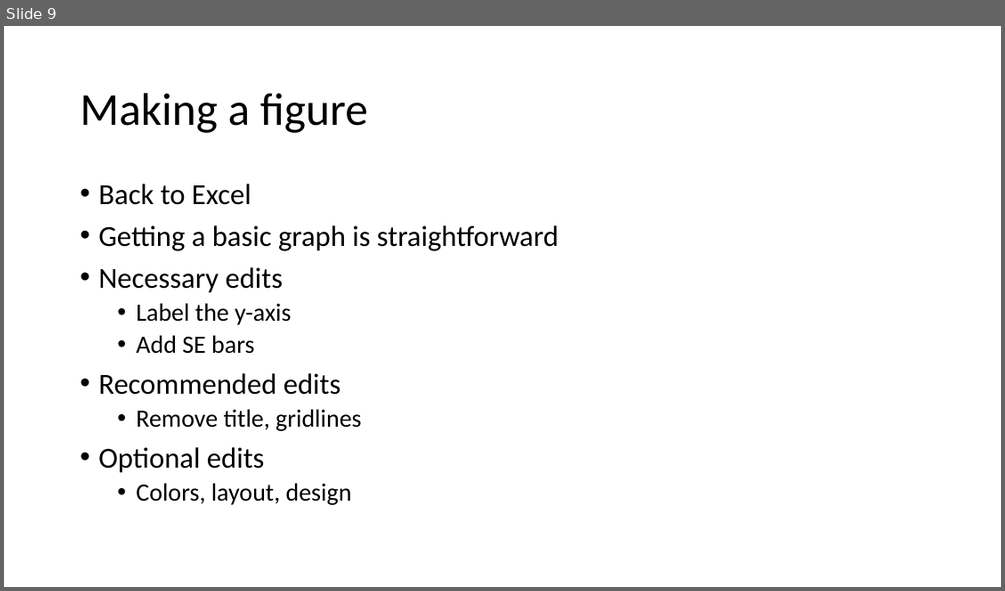
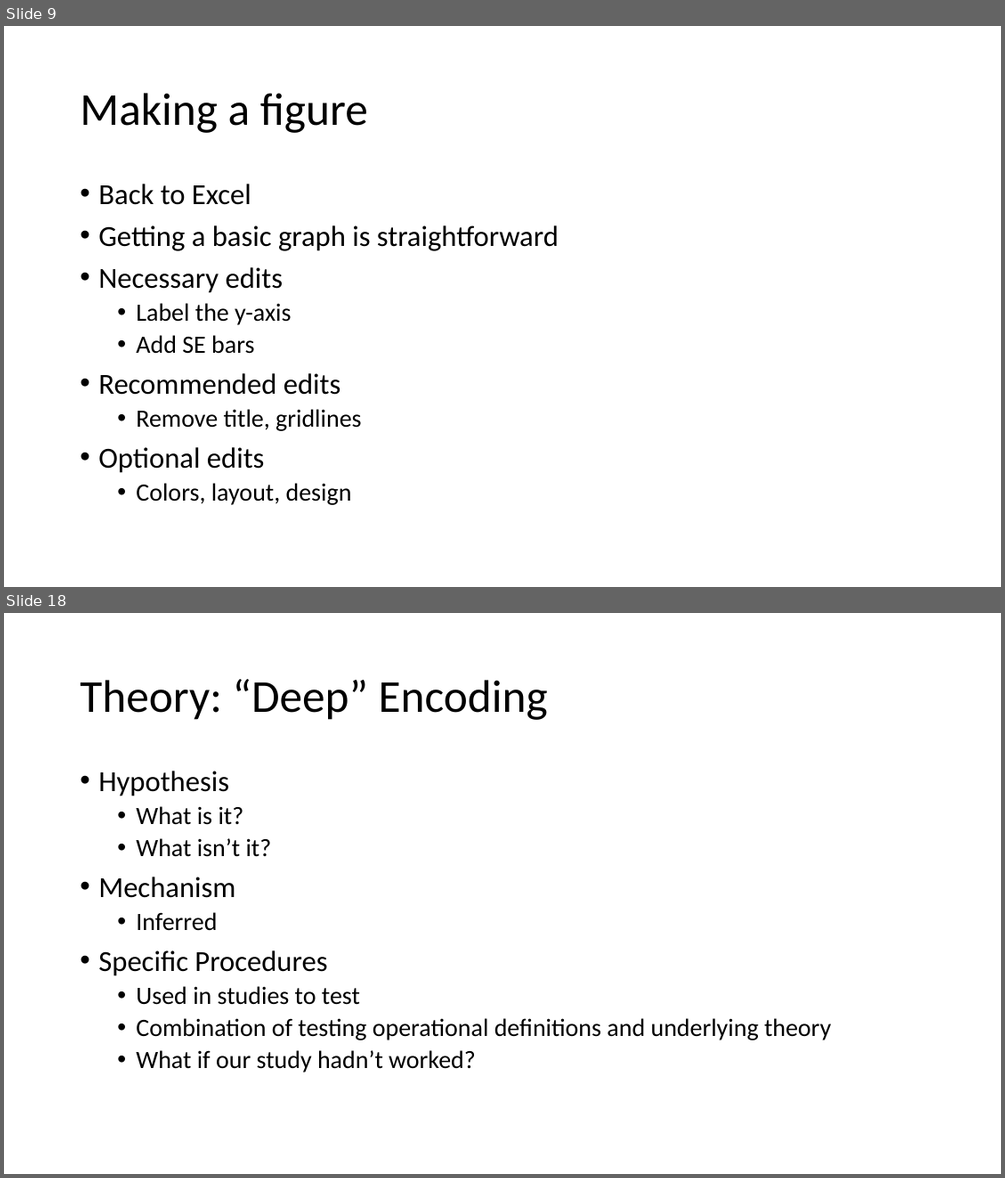
Before and after one commit to preber/Research-Methods, a slide deck: Class Slides 2024/Class 6.pptx. Shown one above the other, each under a label of ours: slide 9 before the commit, slides 9 and 18 after it; the slides between them are not shown. The pictures are 1005x591 and 1005x1178 pixels, drawn with LibreOffice and Linux fonts; fonts in the diff are those of the drawing. Boxes give left, top, right and bottom in pixels: in the first picture for what was removed or moved away, otherwise in the second. Text is boxed around its words. In the diff, an @@ line names an element or a change of style, - is before the commit and + after.

```diff
--- a/Class Slides 2024/Class 6.pptx
+++ b/Class Slides 2024/Class 6.pptx
@@ slide 18 added at [4, 613, 1001, 1174], background #FFFFFF @@
@@ title added at [80, 679, 548, 720], 44 pt, text #000000 @@
+Theory: “Deep” Encoding
@@ text added at [98, 771, 831, 1072], 24 pt, text #000000 @@
+• Hypothesis
+  • What is it?
+  • What isn’t it?
+• Mechanism
+  • Inferred
+• Specific Procedures
+  • Used in studies to test
+  • Combination of testing operational definitions and underlying theory
+  • What if our study hadn’t worked?
```
Also in this commit, not shown: 1 slide changed, 12 other slides added, 1 other file.
